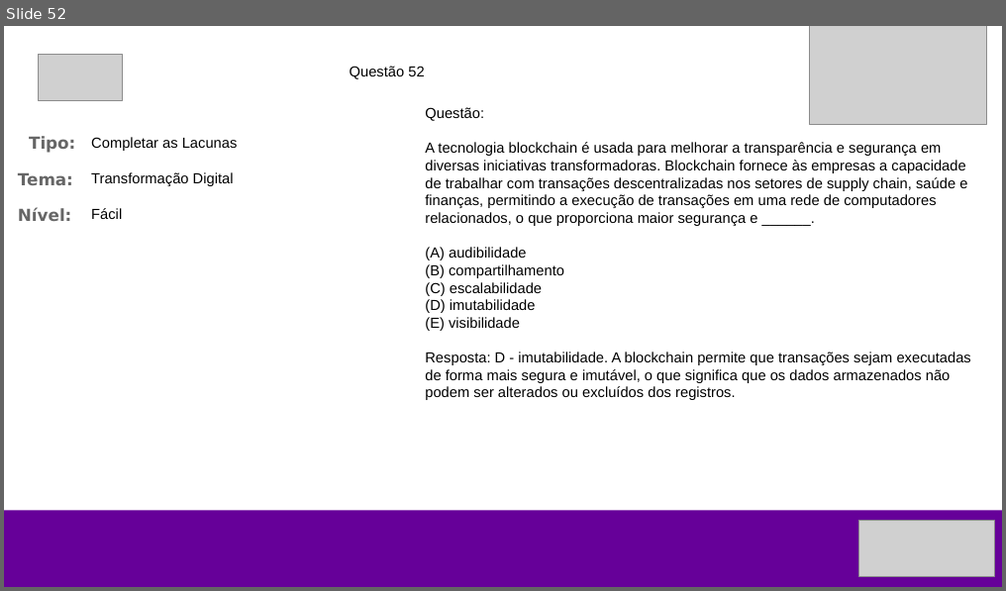
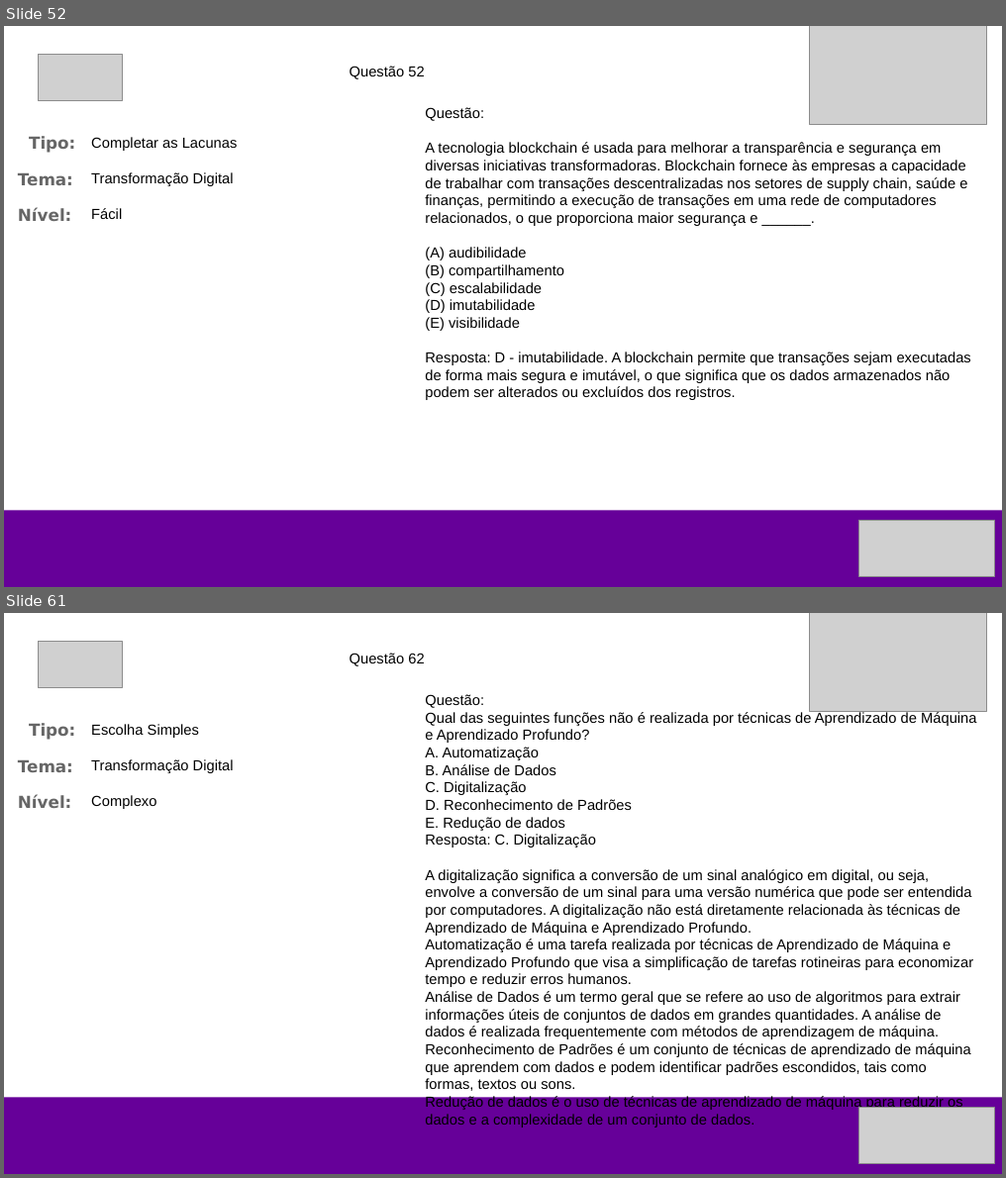
Before and after one commit to wvcode/ds-kbd, a slide deck: questoes.pptx. Shown one above the other, each under a label of ours: slide 52 before the commit, slides 52 and 61 after it; the slides between them are not shown. The pictures are 1006x591 and 1006x1178 pixels, drawn with LibreOffice and Linux fonts; fonts in the diff are those of the drawing; grey boxes stand for pictures. Boxes give left, top, right and bottom in pixels: in the first picture for what was removed or moved away, otherwise in the second. Text is boxed around its words. In the diff, an @@ line names an element or a change of style, - is before the commit and + after.

```diff
--- a/questoes.pptx
+++ b/questoes.pptx
@@ slide 61 added at box(4, 613, 1002, 1174), background #FFFFFF @@
@@ picture added at box(38, 642, 122, 688) @@
@@ picture added at box(810, 613, 986, 711) @@
@@ text added at box(350, 653, 424, 666), 14 pt, text #000000 @@
+Questão 62
@@ text added at box(425, 694, 976, 1128), 14 pt, text #000000 @@
+Questão:
+Qual das seguintes funções não é realizada por técnicas de Aprendizado de Máquina e Aprendizado Profundo?
+A. Automatização
+B. Análise de Dados
+C. Digitalização
+D. Reconhecimento de Padrões
+E. Redução de dados
+Resposta: C. Digitalização
+A digitalização significa a conversão de um sinal analógico em digital, ou seja, envolve a conversão de um sinal para uma versão numérica que pode ser entendida por computadores. A digitalização não está diretamente relacionada às técnicas de Aprendizado de Máquina e Aprendizado Profundo.
+Automatização é uma tarefa realizada por técnicas de Aprendizado de Máquina e Aprendizado Profundo que visa a simplificação de tarefas rotineiras para economizar tempo e reduzir erros humanos.
+Análise de Dados é um termo geral que se refere ao uso de algoritmos para extrair informações úteis de conjuntos de dados em grandes quantidades. A análise de dados é realizada frequentemente com métodos de aprendizagem de máquina.
+Reconhecimento de Padrões é um conjunto de técnicas de aprendizado de máquina que aprendem com dados e podem identificar padrões escondidos, tais como formas, textos ou sons.
+Redução de dados é o uso de técnicas de aprendizado de máquina para reduzir os dados e a complexidade de um conjunto de dados.
@@ text added at box(29, 723, 75, 740), 16 pt, text #666666, bold @@
+Tipo:
@@ text added at box(91, 724, 199, 738), 14 pt, text #000000 @@
+Escolha Simples
@@ text added at box(18, 761, 73, 772), 16 pt, text #666666, bold @@
+Tema:
@@ text added at box(91, 760, 234, 773), 14 pt, text #000000 @@
+Transformação Digital
@@ text added at box(18, 795, 71, 808), 16 pt, text #666666, bold @@
+Nível:
@@ text added at box(91, 795, 156, 809), 14 pt, text #000000 @@
+Complexo
@@ rectangle added at box(4, 1097, 1002, 1174), fill #660099 @@
@@ picture added at box(859, 1108, 994, 1164) @@
```
Also in this commit, not shown: 66 other slides added, 8 other files.
